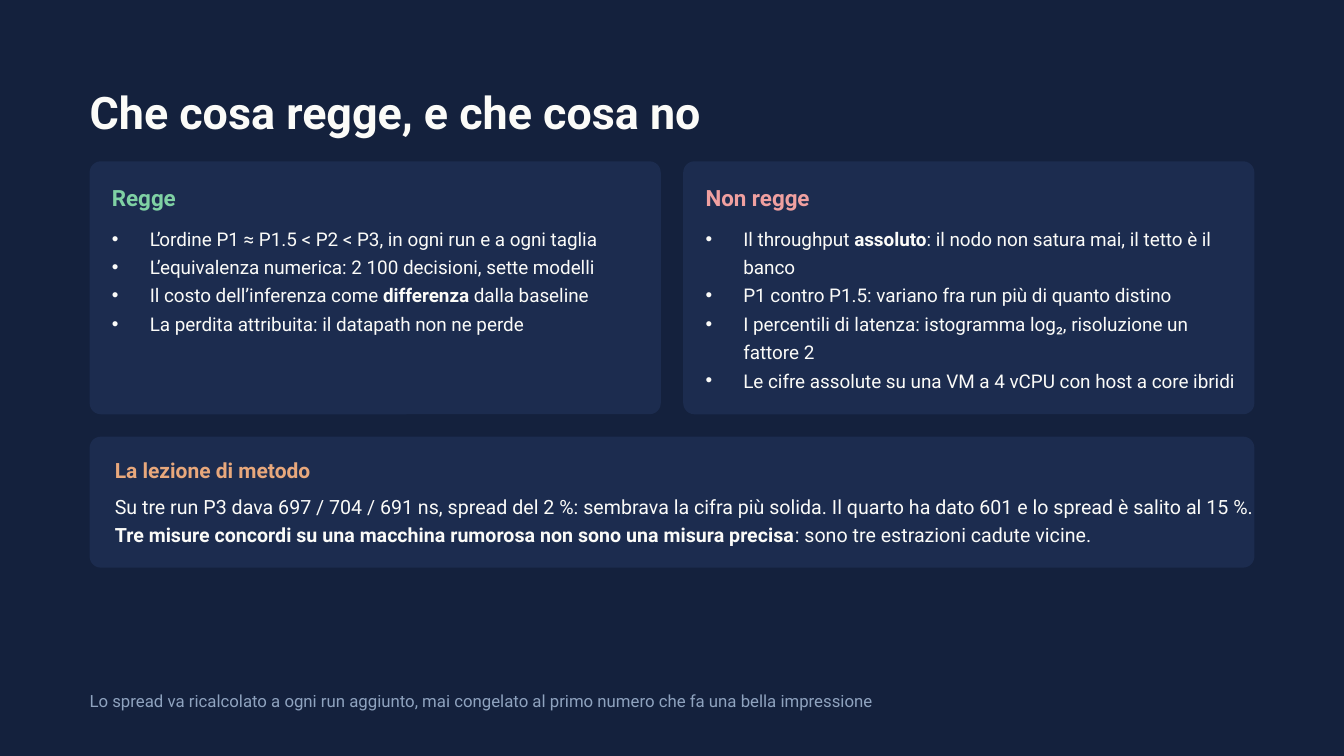
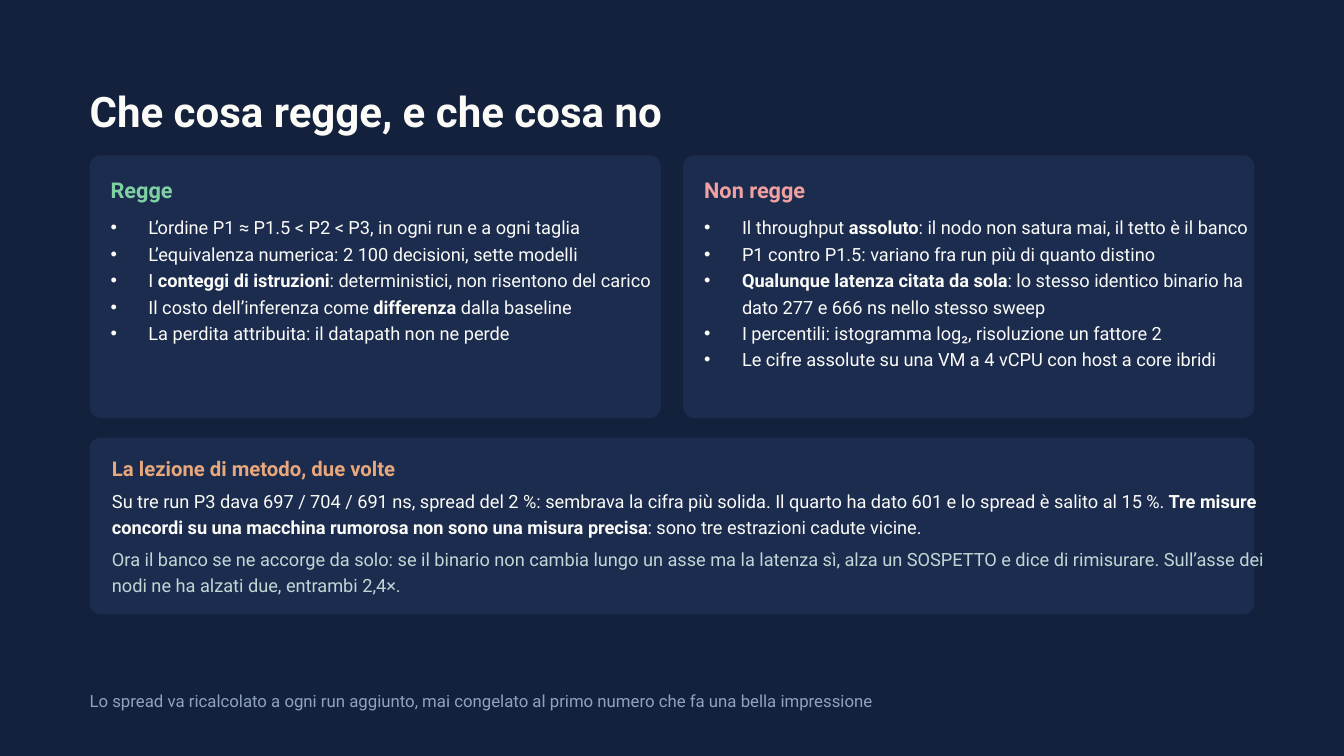
Before and after one commit to ettore-cantile/ipa_lab, a slide deck: slide 23 of docs/IPA eBPF — Implementazione e risultati.pptx (slide 22 before the commit). Drawn at 1344x756 pixels with LibreOffice and Linux fonts; fonts in the diff are those of the drawing. Boxes give left, top, right and bottom in pixels: in the first picture for what was removed or moved away, otherwise in the second. Text is boxed around its words. In the diff, an @@ line names an element or a change of style, - is before the commit and + after.

```diff
--- a/docs/IPA eBPF — Implementazione e risultati.pptx
+++ b/docs/IPA eBPF — Implementazione e risultati.pptx
@@ text "Che cosa regge, e che ..." at box(90, 95, 662, 136): size 32 to 30 pt; line spacing 35.2pt to 33pt @@
@@ rounded rectangle: place and size @@
-rounded rectangle at box(90, 161, 661, 414)
+rounded rectangle at box(90, 155, 661, 417)
@@ text "Regge": place and size @@
-text "Regge" at box(112, 190, 176, 211)
+text "Regge" at box(111, 182, 173, 203)
@@ text "Regge" at box(111, 182, 173, 203): size 16 to 15.5 pt; line spacing 19.2pt to 18.6pt @@
@@ rounded rectangle: place and size @@
-rounded rectangle at box(684, 161, 1255, 414)
+rounded rectangle at box(684, 155, 1255, 417)
@@ text "Non regge": place and size @@
-text "Non regge" at box(706, 190, 810, 211)
+text "Non regge" at box(704, 182, 805, 203)
@@ text "Non regge" at box(704, 182, 805, 203): size 16 to 15.5 pt; line spacing 19.2pt to 18.6pt @@
@@ text "L’ordine P1 ≈ P1.5 < ...": place and size @@
-text "L’ordine P1 ≈ P1.5 < ..." at box(150, 232, 597, 335)
+text "L’ordine P1 ≈ P1.5 < ..." at box(148, 220, 651, 344)
@@ text at box(148, 220, 580, 344): size 13.5 to 13 pt in "L’ordine P1 ≈ P1.5 < P2 < ...", "L’equivalenza numerica: 2 100 decisioni, sette modelli", "Il costo dell’inferenza come differenza dalla baseline", "La perdita attribuita: il datapath non ne ..."; line spacing 20.2pt to 18.9pt @@
@@ text "Il throughput assoluto: il nodo ...": place and size @@
-text "Il throughput assoluto: il nodo ..." at box(743, 232, 1234, 388)
+text "Il throughput assoluto: il nodo ..." at box(742, 220, 1248, 366)
@@ text at box(742, 220, 1248, 366): size 13.5 to 13 pt in "Il throughput assoluto: il nodo non satura ...", "P1 contro P1.5: variano fra run più ...", "Le cifre assolute su una VM a ..."; line spacing 20.2pt to 18.9pt @@
@@ text at box(148, 273, 651, 291): paragraph added @@
+• I conteggi di istruzioni: deterministici, non risentono del carico
@@ text at box(742, 273, 1243, 344): text changed; size 13.5 to 13 pt @@
-• I percentili di latenza: istogramma log₂, risoluzione un fattore 2
+• Qualunque latenza citata da sola: lo stesso identico binario ha dato 277 e 666 ns nello stesso sweep
+• I percentili: istogramma log₂, risoluzione un fattore 2
@@ proportions changed in 3 elements at box(90, 155, 661, 417), box(684, 155, 1255, 417), box(90, 438, 1255, 614) @@
@@ rounded rectangle: place and size @@
-rounded rectangle at box(90, 437, 1255, 568)
+rounded rectangle at box(90, 438, 1255, 614)
@@ text at box(112, 460, 395, 480): text changed; size 15 to 14.5 pt @@
-La lezione di metodo
+La lezione di metodo, due volte
@@ text "Su tre run P3 dava ..." at box(112, 494, 1256, 538): size 14 to 13 pt; line spacing 20.3pt to 18.2pt @@
@@ text added at box(112, 552, 1263, 595), 13 pt, text #BFD8D5 @@
+Ora il banco se ne accorge da solo: se il binario non cambia lungo un asse ma la latenza sì, alza un SOSPETTO e dice di rimisurare. Sull’asse dei nodi ne ha alzati due, entrambi 2,4×.
```
Also in this commit, not shown: 2 other slides changed, 1 slide added, 5 other files.
